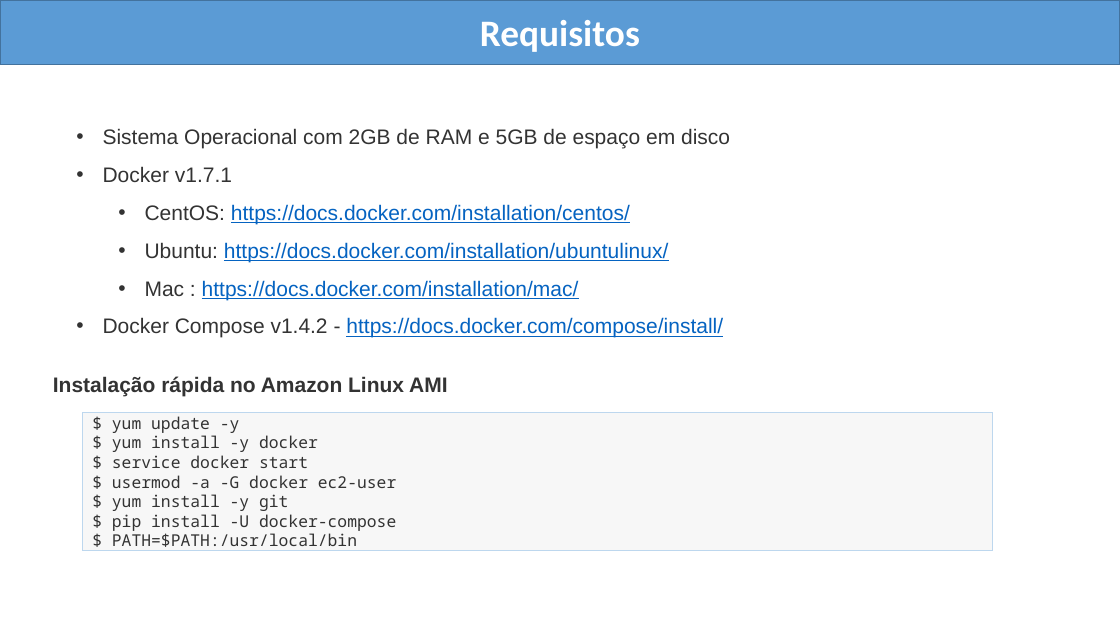
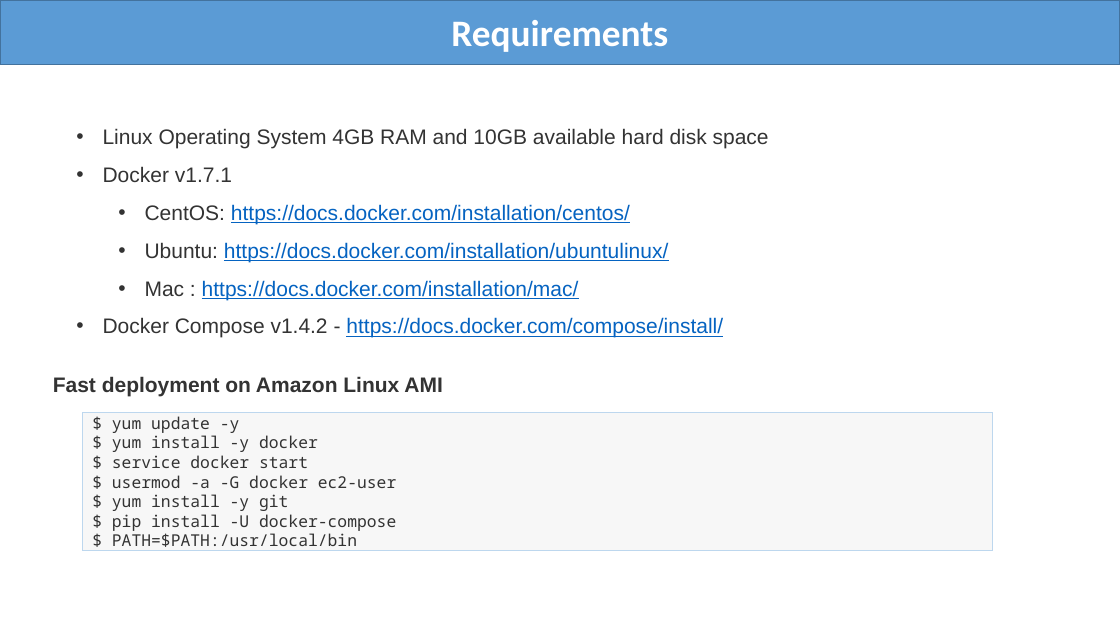
Before and after one commit to wmarinho/edw_cenipa, a slide deck: slide 8 of docs/projeto-docker-pentaho-cenipa.pptx. Drawn at 1120x630 pixels with LibreOffice and Linux fonts; fonts in the diff are those of the drawing. Boxes give left, top, right and bottom in pixels: in the first picture for what was removed or moved away, otherwise in the second. Text is boxed around its words. In the diff, an @@ line names an element or a change of style, - is before the commit and + after.

```diff
--- a/docs/projeto-docker-pentaho-cenipa.pptx
+++ b/docs/projeto-docker-pentaho-cenipa.pptx
@@ text at (451,20,668,52): text changed @@
-Requisitos
+Requirements
@@ text at (103,128,769,149): text changed @@
-• Sistema Operacional com 2GB de RAM e 5GB de espaço em disco
+• Linux Operating System 4GB RAM and 10GB available hard disk space
@@ text at (53,376,442,397): text changed @@
-Instalação rápida no Amazon Linux AMI
+Fast deployment on Amazon Linux AMI
```
Also in this commit, not shown: 13 other slides changed, 3 other files.
